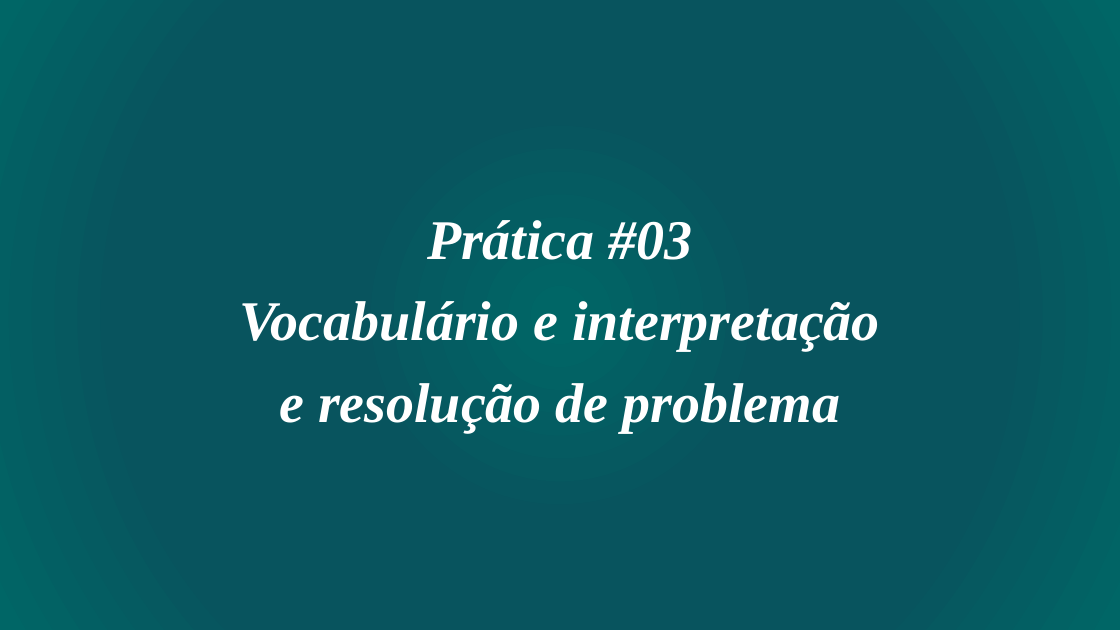
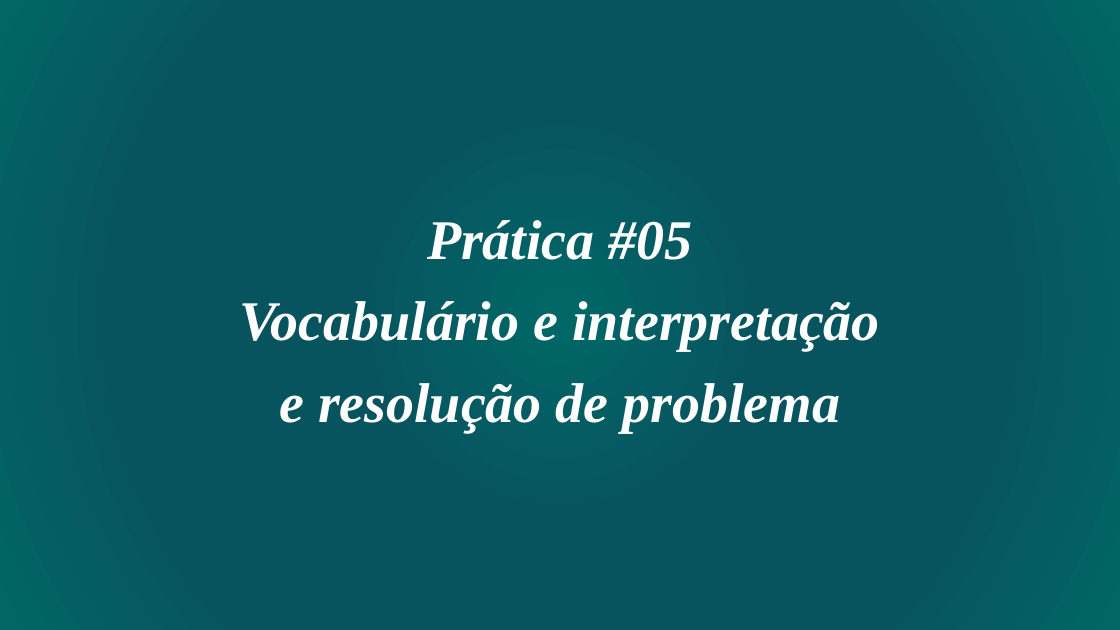
Before and after one commit to daniloasdotcom/Bioquimica-com-Danilo, a slide deck: slide 22 of static/aulas/metabolismo_glicogenio.pptx. Drawn at 1120x630 pixels with LibreOffice and Linux fonts; fonts in the diff are those of the drawing. Boxes give left, top, right and bottom in pixels: in the first picture for what was removed or moved away, otherwise in the second. Text is boxed around its words. In the diff, an @@ line names an element or a change of style, - is before the commit and + after.

```diff
--- a/static/aulas/metabolismo_glicogenio.pptx
+++ b/static/aulas/metabolismo_glicogenio.pptx
@@ text at bbox=[427, 220, 693, 260]: text changed @@
-Prática #03
+Prática #05
```
Also in this commit, not shown: 4 other slides changed, 4 slides added, 4 slides removed, 4 other files.
